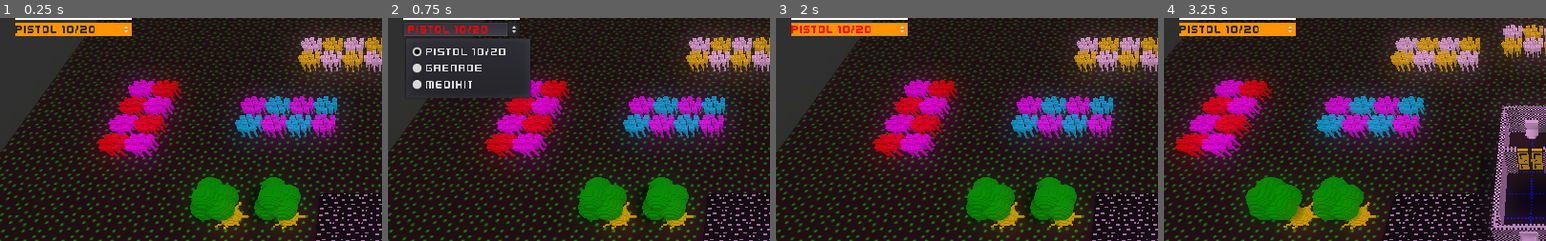
Above: before the commit, frames 1-4 (left to right).
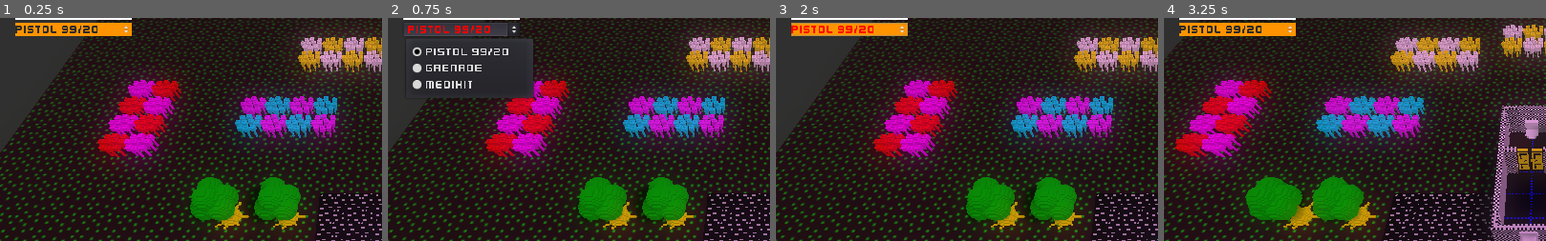
Above: after the commit, the same moments.

Repository: SteveSmith16384/LaserFodder
Game: Godot game, scene res://Main.tscn
Two runs of this game, one before a commit and one after it. Both use one fixed random seed, a clock stepped at 60 frames per second and the inputs below.
Inputs (mouse positions are % of the whole screen's width and height, from its top left):
- Up to frame 1 (0.25 s): no input
- Up to frame 2 (0.75 s): click "Pistol 10/20" (after the commit: "Pistol 99/20") at 0.5 s
- Up to frame 3 (2 s): click "Corporal Jonlan" at 1.25 s
- Up to frame 4 (3.25 s): click "Pause" at 2 s; move the mouse to (72, 45) at 2.77 s; hold Right (ui_right) from 2.78 s (still down); tap 1 (unit_1) at 2.85 s; click (72, 45) at 2.92 s
The pictures show only the part of the screen within x 0-50%, y 7-57%; the shares and areas given below are measured in that part.

The runs differ from the first frame. In frame 1, 0.2% of the frame differs, in the area x 16-26%, y 3-7%; in frame 2, 0.6%, in the area x 17-39%, y 3-37%; in frame 3, 0.2%; in frame 4, 0.2%.

Commit message:
Refactored IsGun

Diff:
--- a/src/CarriedPistol.tscn
+++ b/src/CarriedPistol.tscn
@@ -8,7 +8,6 @@
 [node name="CarriedPistol" type="Node"]
 
 [node name="IsGun" parent="." instance=ExtResource( 2 )]
-reload_time = 2.0
 damage = 10.0
 shot_sfx = ExtResource( 1 )
 bullet_class = ExtResource( 4 )
--- a/src/CarriedRocketLauncher.tscn
+++ b/src/CarriedRocketLauncher.tscn
@@ -11,5 +11,5 @@
 
 [node name="IsGun" parent="." instance=ExtResource( 2 )]
 opp_fire = false
-reload_time = 10.0
+burst_size = 1
 bullet_class = ExtResource( 3 )
--- a/src/Classes/PistolData.gd
+++ /dev/null
@@ -1,14 +0,0 @@
-#class_name PistolData # todo - delete
-#extends AbstractGunData
-#
-#func _init():
-#	reload_time = 1.0
-#	damage = 1.0
-#	#distance = 20.0
-#	max_ammo = 20
-#	accuracy = 90
-#	shot_sfx
-#
-#	# _ammo: int = -1
-#	pass
-#
--- a/src/CreateUnits.gd
+++ b/src/CreateUnits.gd
@@ -9,7 +9,7 @@
 	var droid = droid_class.instance()
 	var unit_data:UnitData = droid.get_node("UnitData")
 	unit_data.health = 50
-
+	unit_data.accuracy = 50
 	return droid
 
 
@@ -17,5 +17,5 @@
 	var sterner = sterner_class.instance()
 	var unit_data:UnitData = sterner.get_node("UnitData")
 	unit_data.health = 50
-
+	unit_data.accuracy = 80
 	return sterner
--- a/src/EnemyDroid.gd
+++ b/src/EnemyDroid.gd
@@ -50,7 +50,7 @@
 	return can_see == null
 
 
-func _on_EnemyDroid_input_event(_camera, event, _position, _normal, _shape_idx):
+func _on_EnemyDroid_input_event(_camera, _event, _position, _normal, _shape_idx):
 #	if event is InputEventMouseButton:
 #		if event.button_index == 2 and event.pressed:
 			#EventBus.enemy_selected(self)
--- a/src/Scenery/Door1.tscn
+++ b/src/Scenery/Door1.tscn
@@ -25,7 +25,7 @@
 extents = Vector3( 0.45, 0.976, 0.095 )
 
 [sub_resource type="BoxShape" id=5]
-extents = Vector3( 1.21203, 0.943699, 0.527241 )
+extents = Vector3( 1.21203, 0.943699, 0.726092 )
 
 [node name="Door1" type="Spatial"]
 script = ExtResource( 3 )
--- a/src/SternersHouse.gd
+++ b/src/SternersHouse.gd
@@ -15,10 +15,9 @@
 
 func place_droids():
 	var droid_start_positions = $DroidStartPositions
-	#var droids = get_tree().get_nodes_in_group("droid")
-	#var i:int = 1
 	for i in 5:
-		var droid:KinematicBody = CreateUnits.get_droid()# droid_class.instance()
+		var droid:KinematicBody = CreateUnits.get_droid()
+		droid.get_node("UnitData").init("Droid " + str(i))
 		var idx = Globals.rnd.randi_range(0, droid_start_positions.get_child_count()-1)
 		droid.translation = droid_start_positions.get_child(idx).global_translation;
 		droid_start_positions.remove_child(droid_start_positions.get_child(idx))
@@ -27,8 +26,9 @@
 
 
 func place_sterner():
+	var sterner:KinematicBody = CreateUnits.get_sterner() #sterner_class.instance()
+	sterner.get_node("UnitData").init("Sterner Regnix")
 	var sterner_start_positions = $SternerStartPositions
-	var sterner:KinematicBody = CreateUnits.get_sterner() #sterner_class.instance()
 	var idx = Globals.rnd.randi_range(0, sterner_start_positions.get_child_count()-1)
 	sterner.translation = sterner_start_positions.get_child(idx).global_translation;
 	self.add_child(sterner)
--- a/src/components/CanUseItem.gd
+++ b/src/components/CanUseItem.gd
@@ -6,16 +6,9 @@
 
 var current_target : Spatial
 
- # todo - move these to IsGun
-var time_until_next_shot:float = 0
-var time_until_target_check: float
-var num_left_in_burst: int = 3
-
-
-func _process(delta:float):
-	time_until_next_shot -= delta
-	time_until_target_check -= delta
-	pass
+#func _process(delta:float):
+#	time_until_next_shot -= delta
+#	pass
 
 
 func use_item(current_weapon, target_point: Vector3): # Return whether to play shoot anim
@@ -25,17 +18,17 @@
 		if is_gun.get_ammo() <= 0:
 			print("Out of ammo!")
 			return false
-		if time_until_next_shot > 0:
+		if is_gun.time_of_next_shot > Time.get_ticks_msec():
 			return false
 
 		is_gun.dec_ammo()
-		num_left_in_burst -= 1
-		if num_left_in_burst <= 0:
-			time_until_next_shot = is_gun.reload_time
+		is_gun.num_left_in_burst -= 1
+		if is_gun.num_left_in_burst <= 0:
+			is_gun.time_of_next_shot = Time.get_ticks_msec() + is_gun.reload_time_millis
 			$Audio_Reload.play()
-			num_left_in_burst = Globals.rnd.randi_range(3, 5)
+			is_gun.num_left_in_burst = is_gun.burst_size
 		else:
-			time_until_next_shot = Globals.rnd.randf_range(0.2, 0.3)
+			is_gun.time_of_next_shot = Time.get_ticks_msec() + Globals.rnd.randf_range(200, 300)
 
 		if is_gun.shot_sfx != null:
 			$Audio_Shoot.stream = is_gun.shot_sfx
@@ -49,7 +42,7 @@
 		bullet.look_at_from_position(origin, target_point, Vector3.UP)
 
 		var unit_data = get_parent().get_node("UnitData")
-		var acc: float = 100 * (is_gun.accuracy/100.0) * (unit_data.accuracy/100.0)
+		var acc: float = 100.0 * (is_gun.accuracy/100.0) * (unit_data.accuracy/100.0)
 		var rnd:float = Globals.rnd.randf_range(0, 100)
 		if rnd > acc:
 			var diff = (rnd - acc) / 2.0
--- a/src/components/IsGun.gd
+++ b/src/components/IsGun.gd
@@ -2,23 +2,34 @@
 extends Node
 
 export var opp_fire = true # todo - use this
-export var reload_time:float = 1.0
+export var reload_time_millis:float = 1000
 export var damage: float = 1.0
+export var burst_size : int = 4
 #export var distance: float = 20.0
 export var max_ammo:int = 20
+export var infinite_ammo = true
 export var accuracy:int = 70
 export(Resource) var shot_sfx
 export(Resource) var bullet_class
 
 var _ammo: int = -1
 
+var time_of_next_shot:float = 0
+var num_left_in_burst: int = 3
+
+
 func get_ammo():
+	if infinite_ammo:
+		return 99
 	if _ammo < 0:
 		_ammo = max_ammo
-	return 10 # _ammo
+	return _ammo # _ammo
 
 
 func dec_ammo():
+	if infinite_ammo:
+		return
+
 	_ammo -= 1
 	if _ammo < 0:
 		_ammo = 0
--- a/src/components/UnitData.gd
+++ b/src/components/UnitData.gd
@@ -10,6 +10,8 @@
 var health : float = 100
 var accuracy : float = 70
 var killed = false
+
+var time_until_target_check: float
 
 func init(name: String):
 	unit_name = name
--- a/src/systems/DroidAISystem.gd
+++ b/src/systems/DroidAISystem.gd
@@ -10,8 +10,7 @@
 	pass
 
 
-func _process_entity(_delta: float, droid:KinematicBody):
-	#return # todo
+func _process_entity(delta: float, droid:KinematicBody):
 	var unit_data = droid.get_node("UnitData")
 	if unit_data.killed:
 		# We're dead!
@@ -58,9 +57,10 @@
 #		else:
 #			can_move.destination = can_shoot.current_target.translation
 	else:
-		if can_shoot.time_until_target_check <= 0:
+		unit_data.time_until_target_check -= delta
+		if unit_data.time_until_target_check <= 0:
 			_check_for_enemy(droid, can_shoot)
-			can_shoot.time_until_target_check = ENEMY_TARGET_CHECK_INTERVAL
+			unit_data.time_until_target_check = ENEMY_TARGET_CHECK_INTERVAL
 			pass
 	pass
 
--- a/src/systems/PlayerAISystem.gd
+++ b/src/systems/PlayerAISystem.gd
@@ -56,9 +56,10 @@
 			pass
 	else:
 		if is_player.selected == false: # Only auto-select target if not selected
-			if can_shoot.time_until_target_check <= 0:
+			unit_data.time_until_target_check -= delta
+			if unit_data.time_until_target_check <= 0:
 				_check_for_enemy(player, can_shoot)
-				can_shoot.time_until_target_check = ENEMY_TARGET_CHECK_INTERVAL
+				unit_data.time_until_target_check = ENEMY_TARGET_CHECK_INTERVAL
 				pass
 
 	if can_move.has_destination == false:
--- a/src/systems/SternerAISystem.gd
+++ b/src/systems/SternerAISystem.gd
@@ -59,9 +59,10 @@
 #		else:
 #			can_move.destination = can_shoot.current_target.translation
 	else:
-		if can_shoot.time_until_target_check <= 0:
+		unit_data.time_until_target_check -= delta
+		if unit_data.time_until_target_check <= 0:
 			_check_for_enemy(sterner, can_shoot)
-			can_shoot.time_until_target_check = ENEMY_TARGET_CHECK_INTERVAL
+			unit_data.time_until_target_check = ENEMY_TARGET_CHECK_INTERVAL
 			pass
 	pass
 
